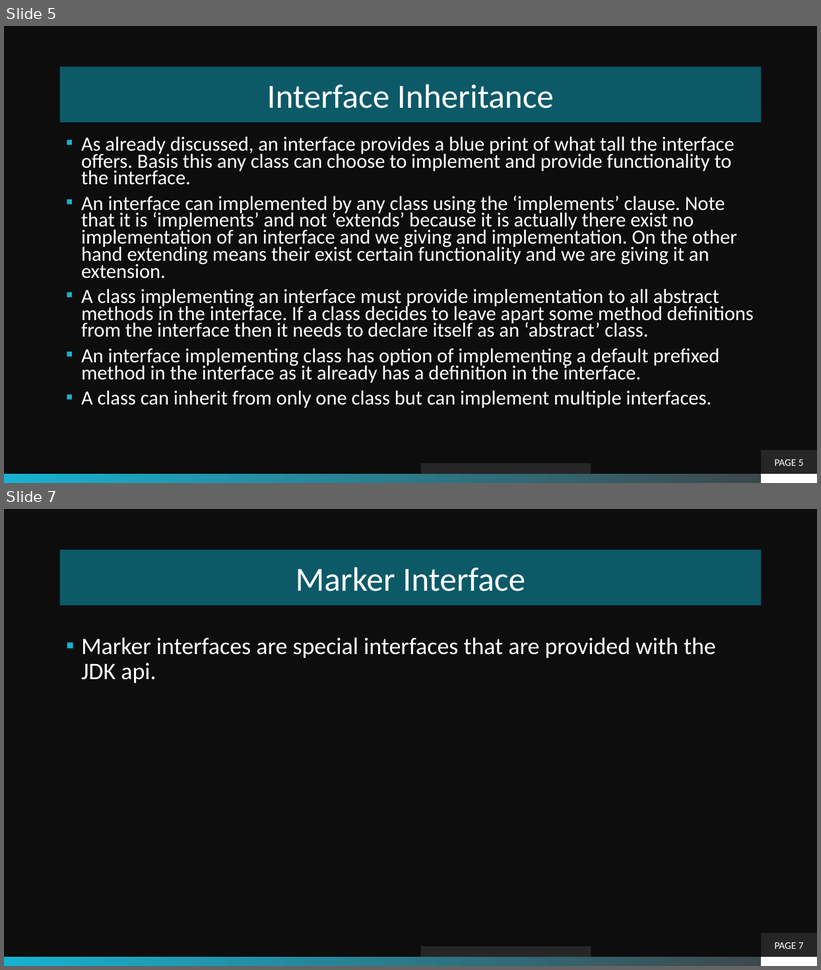
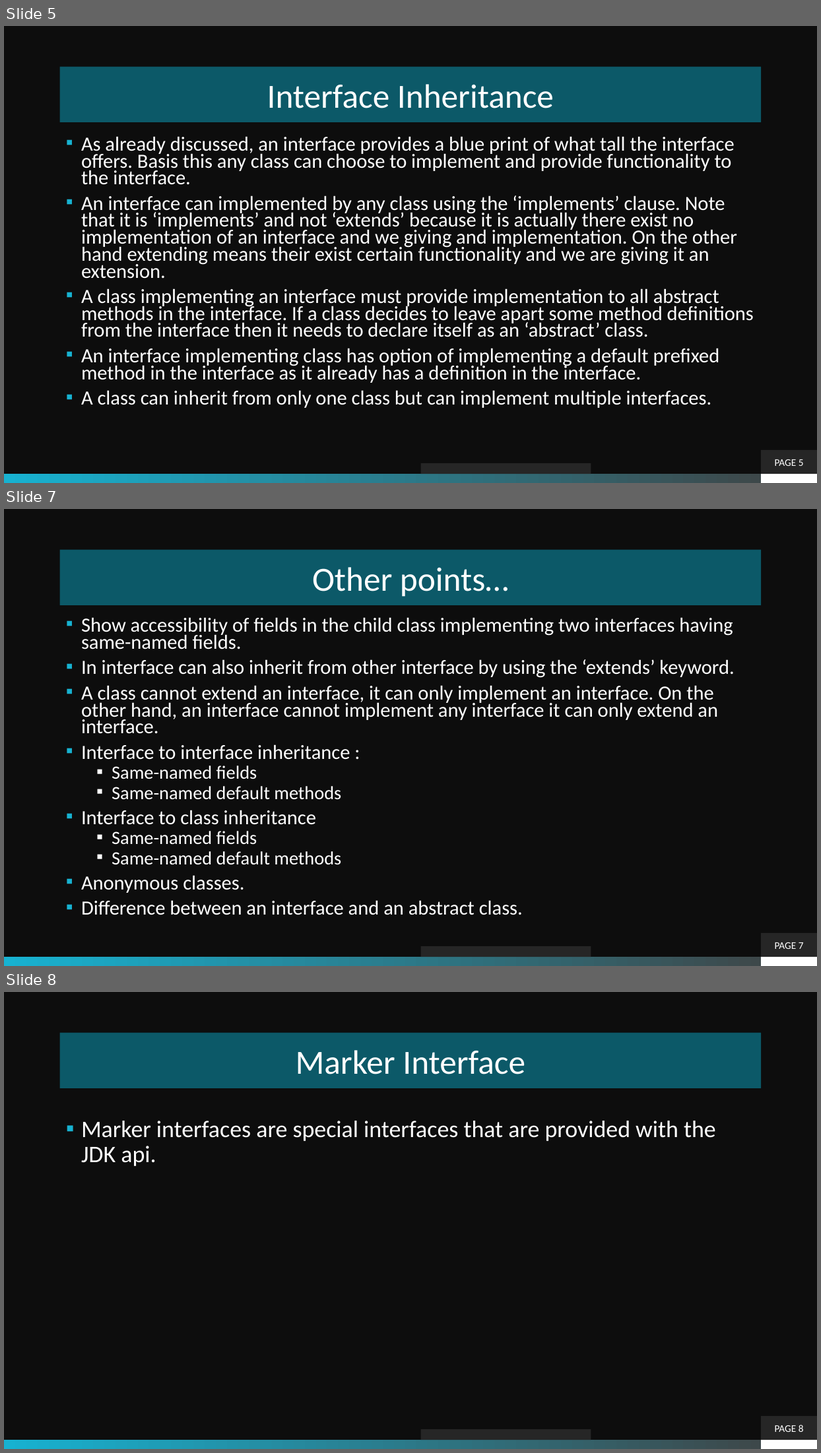
Before and after one commit to theLeonidas/Courses, a slide deck: courseMaterial/Interfaces/Interfaces.pptx. Shown one above the other, each under a label of ours: slides 5 and 7 before the commit, slides 5, 7 and 8 after it; the slides between them are not shown. The pictures are 821x970 and 821x1453 pixels, drawn with LibreOffice and Linux fonts; fonts in the diff are those of the drawing; background and template pictures are left out. Boxes give left, top, right and bottom in pixels: in the first picture for what was removed or moved away, otherwise in the second. Text is boxed around its words. In the diff, an @@ line names an element or a change of style, - is before the commit and + after.

```diff
--- a/courseMaterial/Interfaces/Interfaces.pptx
+++ b/courseMaterial/Interfaces/Interfaces.pptx
@@ slide 7 added at box(4, 509, 817, 966), background picture (left out); not listed: 2 template elements that a slide beside it also shows @@
@@ title added at box(60, 550, 762, 605), fill #0C5968, 40 pt, text #FFFFFF @@
+Other points…
@@ text added at box(81, 617, 734, 916), 23.8 pt, text #FFFFFF @@
+▪ Show accessibility of fields in the child class implementing two interfaces having same-named fields.
+▪ In interface can also inherit from other interface by using the ‘extends’ keyword.
+▪ A class cannot extend an interface, it can only implement an interface. On the other hand, an interface cannot implement any interface it can only extend an interface.
+▪ Interface to interface inheritance :
+  ▪ Same-named fields
+  ▪ Same-named default methods
+▪ Interface to class inheritance
+  ▪ Same-named fields
+  ▪ Same-named default methods
+▪ Anonymous classes.
+▪ Difference between an interface and an abstract class.
@@ page number added at box(762, 933, 817, 957), fill #262626, 12 pt, text #FFFFFF @@
+PAGE 7
@@ rectangle added at box(420, 947, 591, 957), fill #262626 @@
@@ what was slide 7 is now slide 8 @@
@@ page number at box(775, 1425, 804, 1432): text changed @@
-PAGE 7
+PAGE 8
```
Also in this commit, not shown: 2 slides changed, 3 other files.
